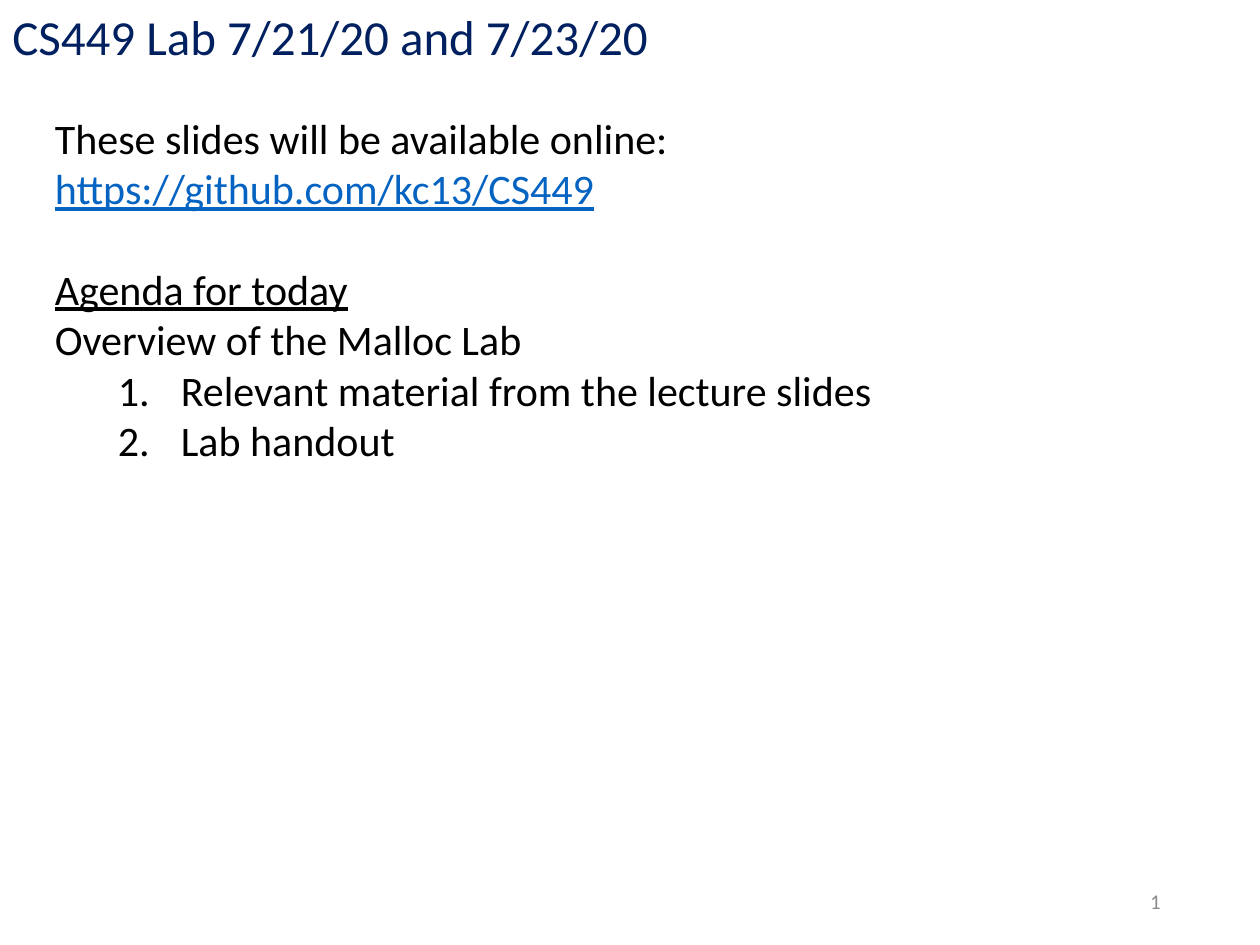
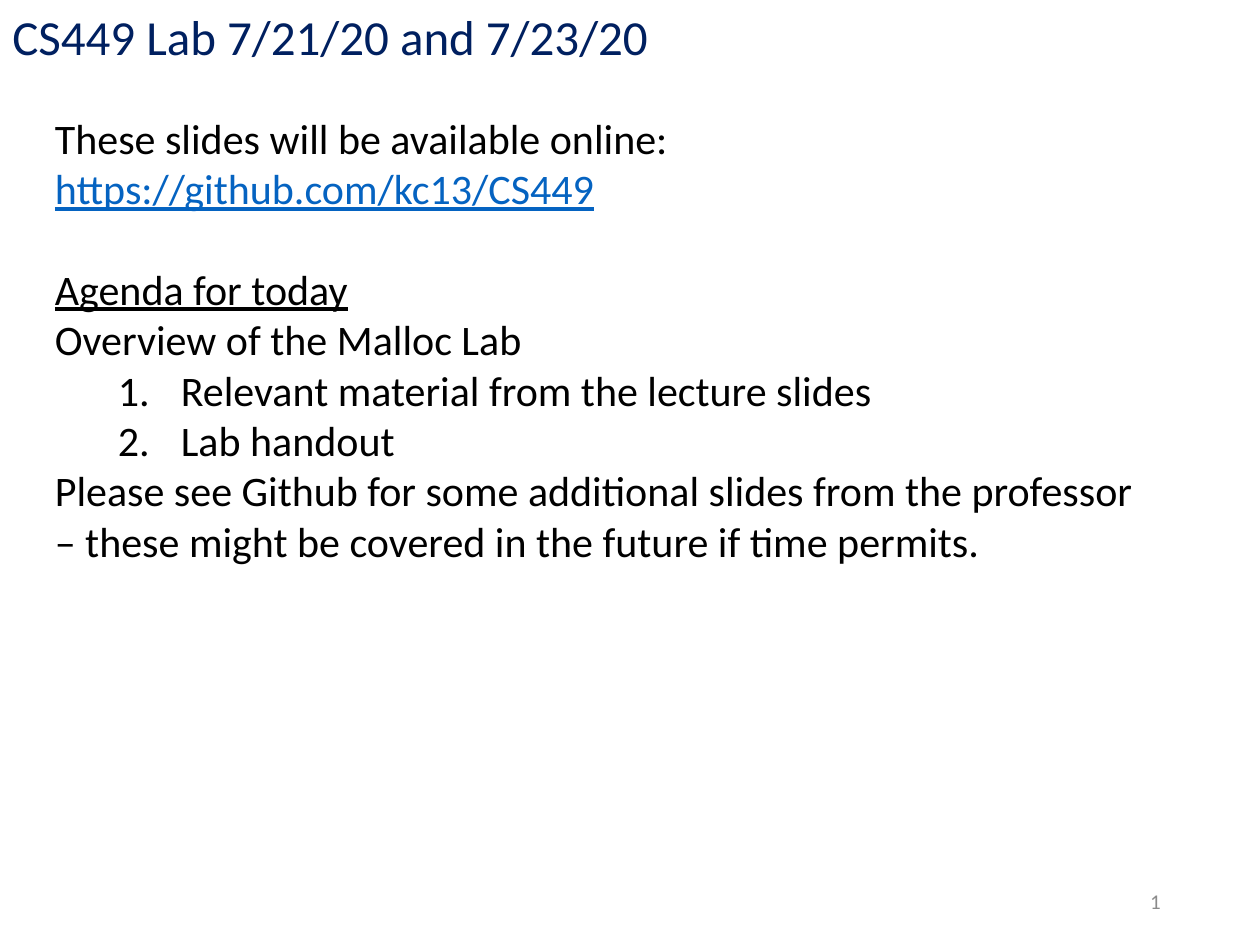
Before and after one commit to kc13/CS449, a slide deck: slide 1 of cs449_lab_7_21_20_and_7_23_20.pptx. Drawn at 1260x945 pixels with LibreOffice and Linux fonts; fonts in the diff are those of the drawing. Boxes give left, top, right and bottom in pixels: in the first picture for what was removed or moved away, otherwise in the second. Text is boxed around its words. In the diff, an @@ line names an element or a change of style, - is before the commit and + after.

```diff
--- a/cs449_lab_7_21_20_and_7_23_20.pptx
+++ b/cs449_lab_7_21_20_and_7_23_20.pptx
@@ text at bbox=[55, 476, 1132, 565]: paragraph added @@
+  Please see Github for some additional slides from the professor – these might be covered in the future if time permits.
```
